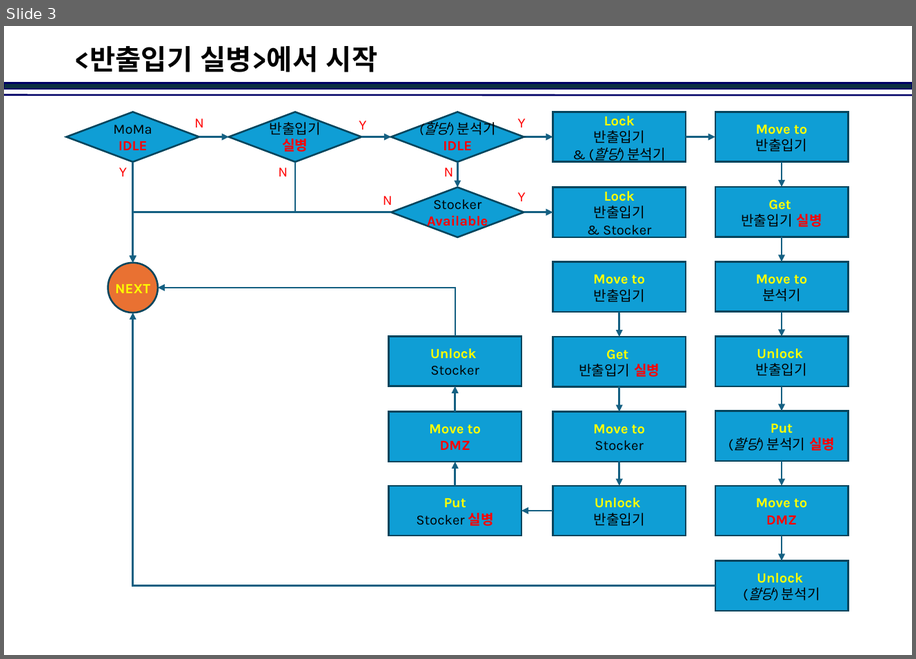
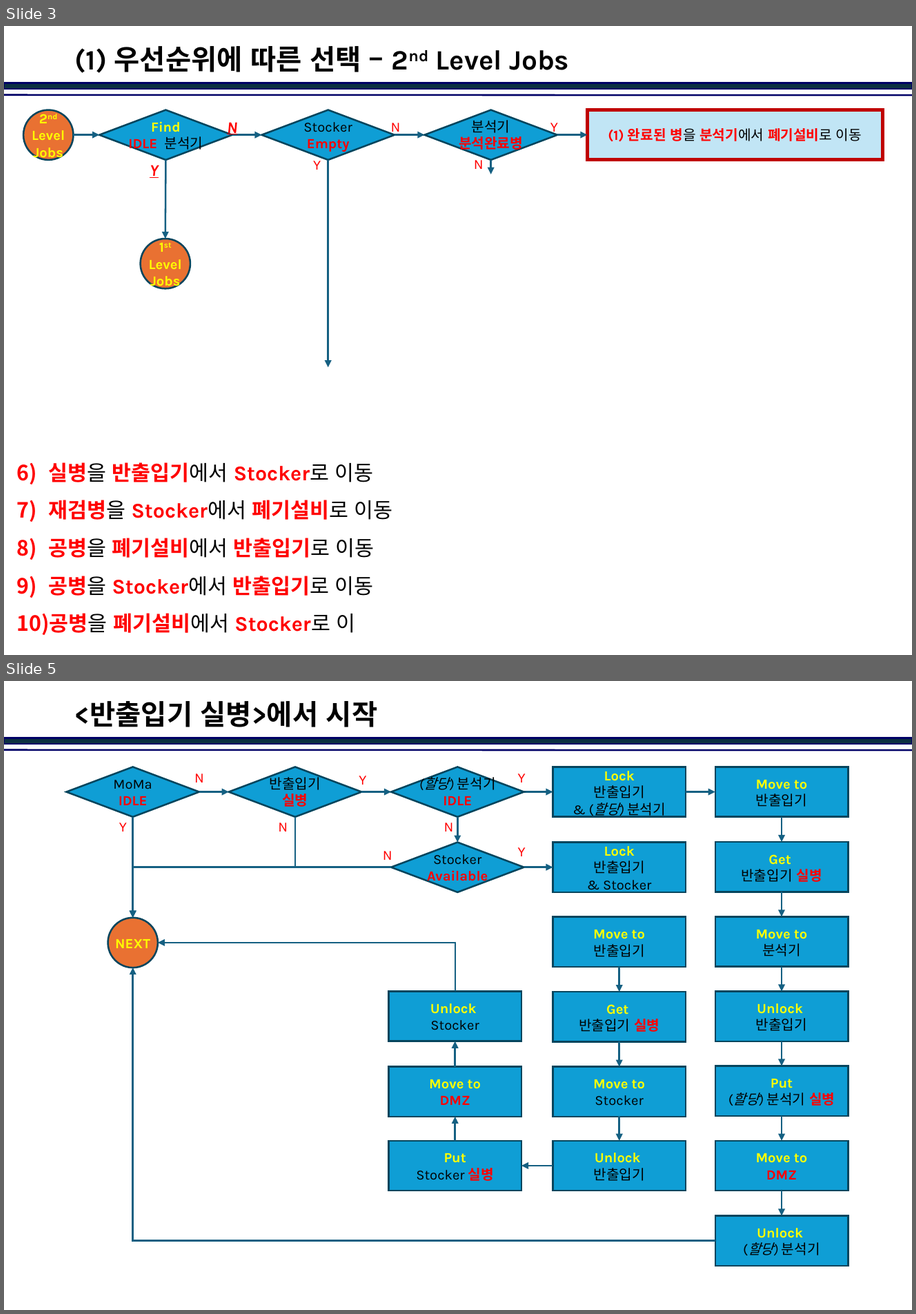
Before and after one commit to jinkabpark/SamickThk_Analysis, a slide deck: 허종원/Dispatcher in Action.pptx. Shown one above the other, each under a label of ours: slide 3 before the commit, slides 3 and 5 after it; the slides between them are not shown. The pictures are 916x659 and 916x1314 pixels, drawn with LibreOffice and Linux fonts; fonts in the diff are those of the drawing; background and template pictures are left out. Boxes give left, top, right and bottom in pixels: in the first picture for what was removed or moved away, otherwise in the second. Text is boxed around its words. In the diff, an @@ line names an element or a change of style, - is before the commit and + after.

```diff
--- a/허종원/Dispatcher in Action.pptx
+++ b/허종원/Dispatcher in Action.pptx
@@ slide 3 added at [4, 26, 912, 655], background #FFFFFF; not listed: 2 template elements that a slide beside it also shows @@
@@ title added at [75, 46, 569, 73], 24 pt, text #000000, bold @@
+(1) 우선순위에 따른 선택 – 2nd Level Jobs
@@ ellipse added at [23, 110, 74, 160], fill #E97132, outline #07455D 1.5 pt, 12 pt, text #FFFF00, bold @@
+2nd
+Level
+Jobs
@@ diamond added at [100, 110, 233, 160], fill #0F9ED5, outline #07455D 1.5 pt, 12 pt, text #FFFF00, bold @@
+Find
+IDLE 분석기
@@ text added at [227, 122, 237, 137], 14 pt, text #FF0000, bold, italic, underline @@
+N
@@ diamond added at [261, 110, 395, 160], fill #0F9ED5, outline #07455D 1.5 pt, 12 pt, text #000000 @@
+Stocker
+Empty
@@ text added at [391, 123, 401, 136], 12 pt, text #FF0000 @@
+N
@@ diamond added at [425, 110, 558, 160], fill #0F9ED5, outline #07455D 1.5 pt, 12 pt, text #FF0000, bold @@
+분석기
+분석완료병
@@ text added at [550, 123, 558, 136], 12 pt, text #FF0000 @@
+Y
@@ rectangle added at [588, 110, 882, 160], fill #C1E5F5, outline #C00000 3 pt, 12 pt, text #FF0000, bold @@
+(1) 완료된 병을 분석기에서 폐기설비로 이동
@@ arrow added from (74, 135) to (100, 135), #156082 1.5 pt @@
@@ arrow added from (232, 135) to (261, 135), #156082 1.5 pt @@
@@ arrow added from (395, 135) to (425, 135), #156082 1.5 pt @@
@@ arrow added from (557, 135) to (588, 135), #156082 1.5 pt @@
@@ text added at [150, 165, 159, 178], 14 pt, text #FF0000, bold, italic, underline @@
+Y
@@ arrow added from (166, 160) to (165, 239), #156082 1.5 pt @@
@@ text added at [313, 156, 321, 170], 12 pt, text #FF0000 @@
+Y
@@ arrow added from (328, 160) to (328, 368), #156082 1.5 pt @@
@@ text added at [474, 156, 484, 169], 12 pt, text #FF0000 @@
+N
@@ arrow added from (491, 160) to (491, 174), #156082 1.5 pt @@
@@ ellipse added at [141, 239, 191, 290], fill #E97132, outline #07455D 1.5 pt, 12 pt, text #FFFF00, bold @@
+1st
+Level
+Jobs
@@ text added at [17, 462, 393, 635], 18 pt, text #FF0000, bold @@
+6) 실병을 반출입기에서 Stocker로 이동
+7) 재검병을 Stocker에서 폐기설비로 이동
+8) 공병을 폐기설비에서 반출입기로 이동
+9) 공병을 Stocker에서 반출입기로 이동
+10) 공병을 폐기설비에서 Stocker로 이
@@ what was slide 3 is now slide 5 @@
```
Also in this commit, not shown: 2 slides changed, 1 other slide added.
